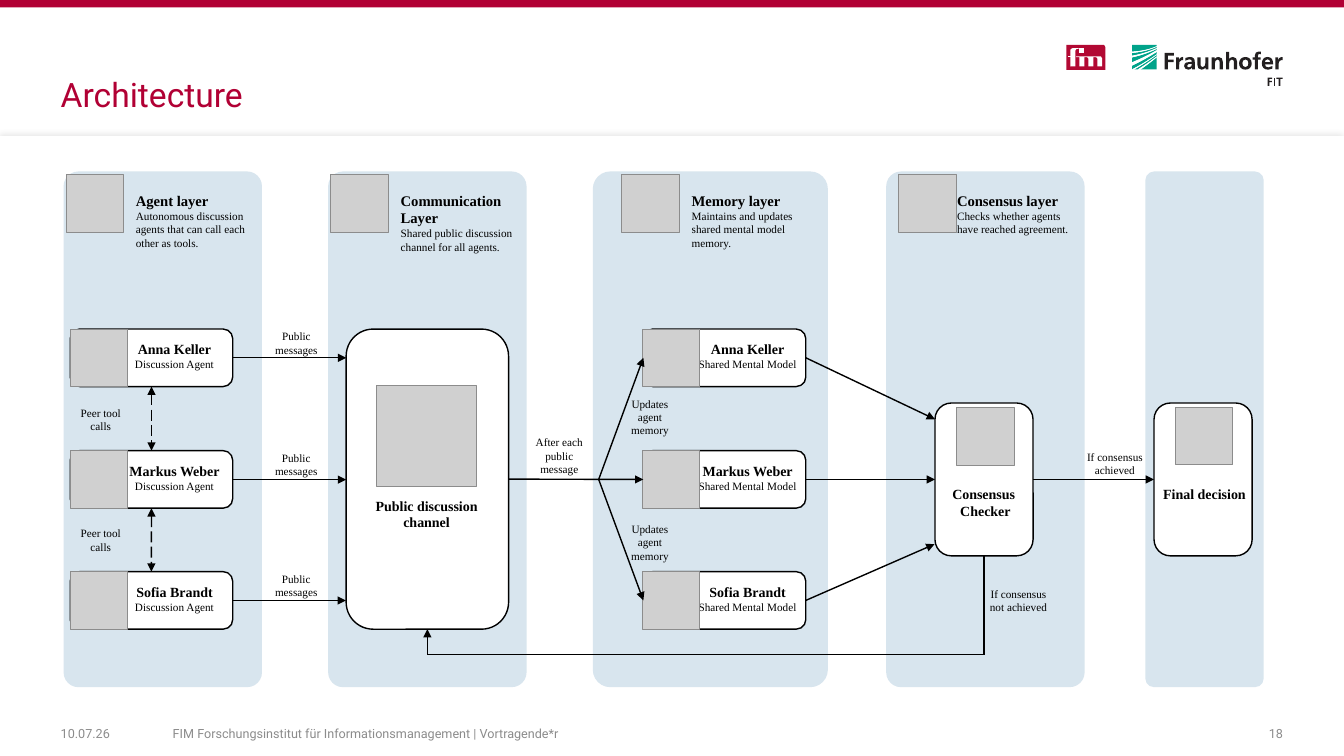
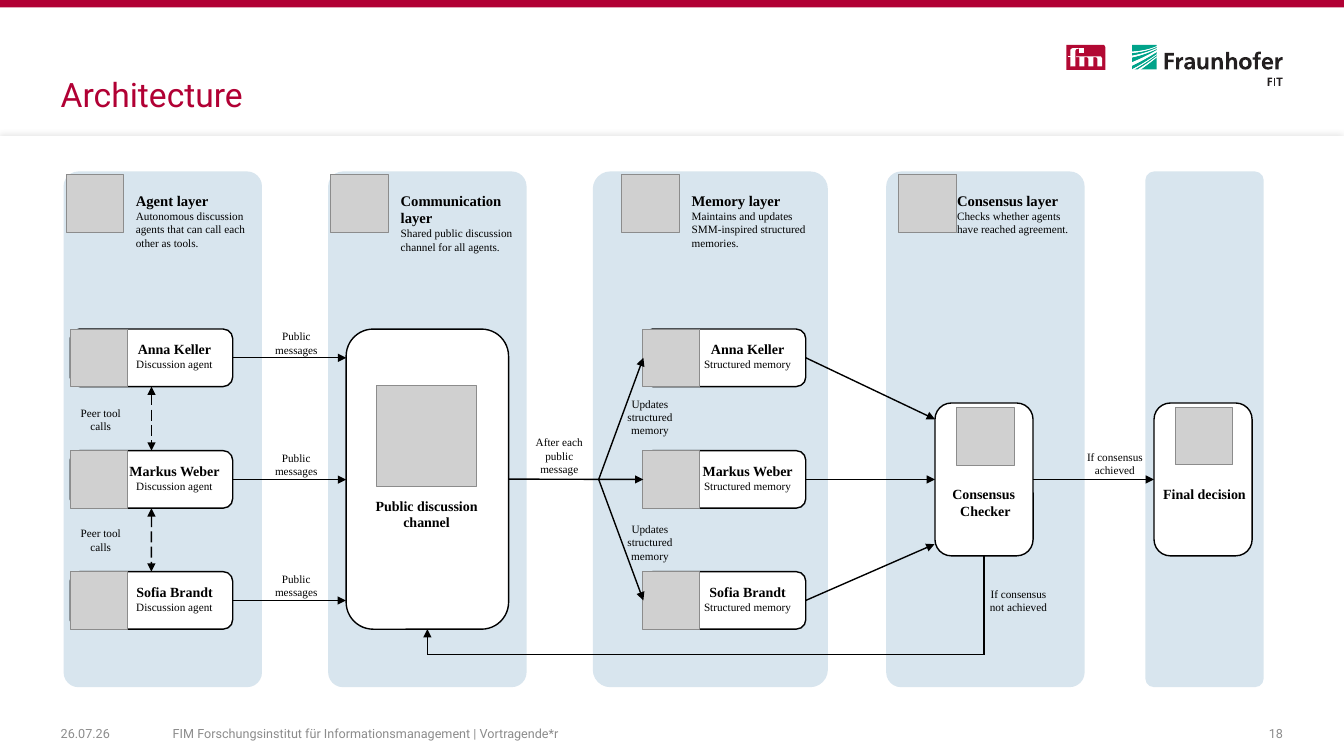
Before and after one commit to LeoH04/bachelor_thesis, a slide deck: slide 18 of 03_report/presentation/BA_Hegemann.pptx. Drawn at 1344x756 pixels with LibreOffice and Linux fonts; fonts in the diff are those of the drawing; grey boxes stand for pictures. Boxes give left, top, right and bottom in pixels: in the first picture for what was removed or moved away, otherwise in the second. Text is boxed around its words. In the diff, an @@ line names an element or a change of style, - is before the commit and + after.

```diff
--- a/03_report/presentation/BA_Hegemann.pptx
+++ b/03_report/presentation/BA_Hegemann.pptx
@@ text at (x1=401, y1=196, x2=502, y2=226): text changed @@
-Communication Layer
+Communication layer
@@ text at (x1=692, y1=196, x2=746, y2=209): text changed @@
-Shared Mental Model
+Structured memory
@@ text at (x1=692, y1=212, x2=806, y2=247): text changed @@
-Maintains and updates shared mental model memory.
+Maintains and updates SMM-inspired structured memories.
@@ text at (x1=136, y1=360, x2=212, y2=371): text changed @@
-Discussion Agent
+Discussion agent
@@ text at (x1=704, y1=360, x2=791, y2=371): text changed @@
-Shared Mental Model
+Structured memory
@@ text at (x1=627, y1=400, x2=672, y2=437): text changed @@
-Updates agent memory
+Updates structured memory
@@ text at (x1=129, y1=466, x2=220, y2=477): text changed @@
-Discussion Agent
+Discussion agent
@@ text at (x1=627, y1=525, x2=672, y2=562): text changed @@
-Updates agent memory
+Updates structured memory
@@ text at (x1=136, y1=587, x2=213, y2=597): text changed @@
-Discussion Agent
+Discussion agent
@@ text at (x1=704, y1=603, x2=791, y2=614): text changed @@
-Shared Mental Model
+Structured memory
@@ text at (x1=61, y1=729, x2=110, y2=738): text changed @@
-10.07.26
+26.07.26
```
Also in this commit, not shown: 19 other slides changed, 8 other files.
